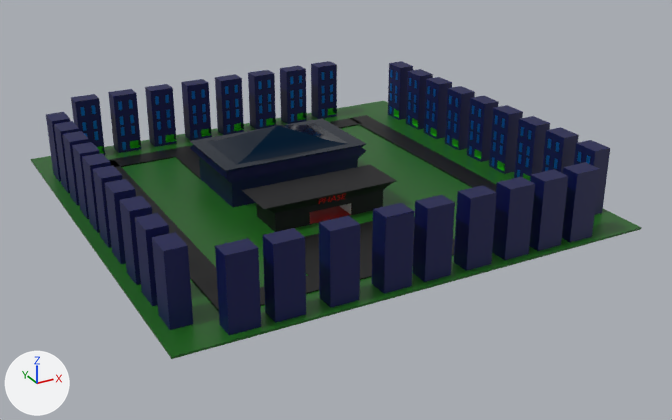
The Blender file citystart.blend as it was, and as the next commit left it.
Rendered twice from a 50 mm lens placed at (-436.0, -855.0, 397.0), pointed at (15.0, -33.0, -13.0). The lights are fixed; the arrows at lower left show +X, +Y and +Z.

The scene before the commit, as lines of its bpy script (objects in view):
```python
ob_building_15 = bpy.data.objects.new('Building 15', me_cube_055)
ob_building_15.location = (-227.3, -61.9, 1.8)
ob_building_15.rotation_euler = (0.0, 0.0, 4.712)  # degrees (0, 0, 270)
ob_building_15.scale = (14.3, 10.1, 1.0)
ob_building_19 = bpy.data.objects.new('Building 19', me_cube_031)
ob_building_19.location = (-183.9, -231.8, 1.8)
ob_building_19.scale = (14.3, 10.1, 1.0)
ob_building_20 = bpy.data.objects.new('Building 20', me_cube_016)
ob_building_20.location = (-142.4, -231.8, 1.8)
ob_building_20.scale = (14.3, 10.1, 1.0)
ob_building_21 = bpy.data.objects.new('Building 21', me_cube_004)
ob_building_21.location = (-90.4, -231.8, 1.8)
ob_building_21.scale = (14.3, 10.1, 1.0)
ob_building_23 = bpy.data.objects.new('Building 23', me_cube_025)
ob_building_23.location = (6.0, -231.8, 1.8)
ob_building_23.scale = (14.3, 10.1, 1.0)
ob_building_24 = bpy.data.objects.new('Building 24', me_cube_027)
ob_building_24.location = (52.0, -231.8, 1.8)
ob_building_24.scale = (14.3, 10.1, 1.0)
ob_building_25 = bpy.data.objects.new('Building 25', me_cube_028)
ob_building_25.location = (96.5, -231.8, 1.8)
ob_building_25.scale = (14.3, 10.1, 1.0)
ob_building_26 = bpy.data.objects.new('Building 26', me_cube_029)
ob_building_26.location = (136.6, -231.8, 1.8)
ob_building_26.scale = (14.3, 10.1, 1.0)
ob_building_27 = bpy.data.objects.new('Building 27', me_cube_030)
ob_building_27.location = (176.6, -231.8, 1.8)
ob_building_27.scale = (14.3, 10.1, 1.0)
# also in view: 'Supermarket' at (-17.0, 44.0, 34.0); 'Building 1' at (142.0, 230.0, 37.0); 'road with intersections' at (0.0, -6.0, 1.0); 'Building 18' at (-227.0, -197.0, 37.0); 'Building 32' at (231.0, -5.0, 37.0)
```
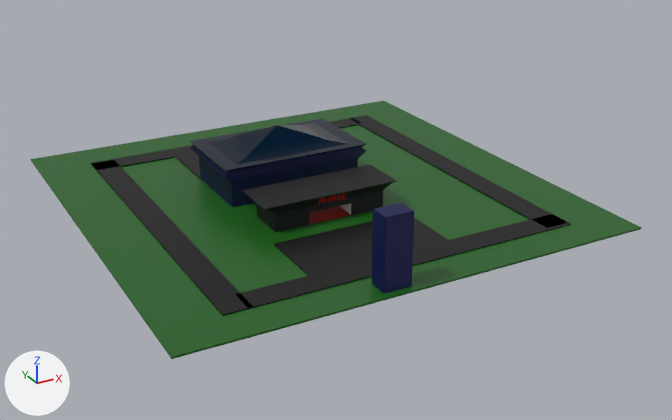
What differs and where, as boxes (x1, y1, x2, y2) in the pictures (672 x 420 px):
'Building 19', deleted (blue): before (215, 238, 261, 335)
'Building 20', deleted (blue): before (263, 228, 306, 323)
'Building 21', deleted (blue): before (319, 216, 360, 308)
'Building 23', deleted (blue): before (412, 195, 455, 282)
'Building 18', deleted (blue): before (152, 232, 193, 330)
'Building 24', deleted (blue): before (454, 185, 497, 271)
'Building 25', deleted (blue): before (492, 177, 535, 260)
'Building 26', deleted (blue): before (529, 169, 568, 251)
'Building 27', deleted (blue): before (562, 162, 600, 242)
'Building 31', deleted (blue): before (489, 105, 523, 174)
'Building 7', deleted (blue): before (108, 89, 141, 153)
'Building 30', deleted (blue): before (514, 116, 550, 181)
'Building  17', deleted (blue): before (135, 213, 169, 306)
'Building 6', deleted (blue): before (145, 84, 177, 147)
'Building 5', deleted (blue): before (181, 79, 212, 141)
'Building 4', deleted (blue): before (215, 74, 244, 135)
'Building 32', deleted (blue): before (467, 96, 499, 162)
'Building 3', deleted (blue): before (248, 70, 276, 130)
'Building 2', deleted (blue): before (280, 66, 307, 124)
'Building 1', deleted (blue): before (311, 61, 337, 119)
'Building 33', deleted (blue): before (445, 86, 475, 150)
'Building 16', deleted (blue): before (119, 196, 152, 285)
'Building 34', deleted (blue): before (424, 77, 452, 139)
'Building 15', deleted (blue): before (105, 179, 136, 264)
'Building 8', deleted (blue): before (71, 94, 105, 155)
'Building 29', deleted (blue): before (542, 127, 579, 173)
'Building 28', deleted (blue): before (574, 140, 610, 214)
'Building 35', deleted (blue): before (406, 69, 433, 129)
'Building 36', deleted (blue): before (388, 61, 413, 120)
'Building 14', deleted (blue): before (93, 165, 122, 248)
'Building 13', deleted (blue): before (82, 153, 111, 233)
'Building 12', deleted (blue): before (72, 142, 100, 219)
'Building  11', deleted (blue): before (63, 131, 89, 206)
'Building 10', deleted (blue): before (54, 121, 79, 193)
'Building 9', deleted (blue): before (46, 112, 70, 182)
'road with intersections', unchanged, uncovered by the edit: before (109, 115, 497, 311); after (91, 115, 571, 316)
'parking lot.001', unchanged, uncovered by the edit: before (305, 221, 414, 275); after (274, 218, 448, 275)

The change, as a diff of the scene's bpy script:
```diff
--- a/citystart.blend.py
+++ b/citystart.blend.py
@@ ob_building_20 @@
-ob_building_20 = bpy.data.objects.new('Building 20', me_cube_016)
@@ ob_building_21 @@
-ob_building_21 = bpy.data.objects.new('Building 21', me_cube_004)
@@ ob_building_23 @@
-ob_building_23 = bpy.data.objects.new('Building 23', me_cube_025)
@@ ob_building_24 @@
-ob_building_24 = bpy.data.objects.new('Building 24', me_cube_027)
@@ ob_building_25 @@
-ob_building_25 = bpy.data.objects.new('Building 25', me_cube_028)
@@ ob_building_26 @@
-ob_building_26 = bpy.data.objects.new('Building 26', me_cube_029)
@@ ob_building_27 @@
-ob_building_27 = bpy.data.objects.new('Building 27', me_cube_030)
@@ ob_building_19 @@
-ob_building_19 = bpy.data.objects.new('Building 19', me_cube_031)
@@ ob_building_28 @@
-ob_building_28 = bpy.data.objects.new('Building 28', me_cube_032)
@@ ob_building_29 @@
-ob_building_29 = bpy.data.objects.new('Building 29', me_cube_033)
@@ ob_building_30 @@
-ob_building_30 = bpy.data.objects.new('Building 30', me_cube_034)
@@ ob_building_31 @@
-ob_building_31 = bpy.data.objects.new('Building 31', me_cube_035)
@@ ob_building_32 @@
-ob_building_32 = bpy.data.objects.new('Building 32', me_cube_036)
@@ ob_building_33 @@
-ob_building_33 = bpy.data.objects.new('Building 33', me_cube_037)
@@ ob_building_34 @@
-ob_building_34 = bpy.data.objects.new('Building 34', me_cube_038)
@@ ob_building_35 @@
-ob_building_35 = bpy.data.objects.new('Building 35', me_cube_039)
@@ ob_building_36 @@
-ob_building_36 = bpy.data.objects.new('Building 36', me_cube_040)
@@ ob_building_1 @@
-ob_building_1 = bpy.data.objects.new('Building 1', me_cube_041)
@@ ob_building_2 @@
-ob_building_2 = bpy.data.objects.new('Building 2', me_cube_042)
@@ ob_building_3 @@
-ob_building_3 = bpy.data.objects.new('Building 3', me_cube_043)
@@ ob_building_4 @@
-ob_building_4 = bpy.data.objects.new('Building 4', me_cube_044)
@@ ob_building_5 @@
-ob_building_5 = bpy.data.objects.new('Building 5', me_cube_045)
@@ ob_building_6 @@
-ob_building_6 = bpy.data.objects.new('Building 6', me_cube_046)
@@ ob_building_7 @@
-ob_building_7 = bpy.data.objects.new('Building 7', me_cube_047)
@@ ob_building_8 @@
-ob_building_8 = bpy.data.objects.new('Building 8', me_cube_048)
@@ ob_building_9 @@
-ob_building_9 = bpy.data.objects.new('Building 9', me_cube_049)
@@ ob_building_10 @@
-ob_building_10 = bpy.data.objects.new('Building 10', me_cube_050)
@@ ob_building__11 @@
-ob_building__11 = bpy.data.objects.new('Building  11', me_cube_051)
@@ ob_building_12 @@
-ob_building_12 = bpy.data.objects.new('Building 12', me_cube_052)
@@ ob_building_13 @@
-ob_building_13 = bpy.data.objects.new('Building 13', me_cube_053)
@@ ob_building_14 @@
-ob_building_14 = bpy.data.objects.new('Building 14', me_cube_054)
@@ ob_building_15 @@
-ob_building_15 = bpy.data.objects.new('Building 15', me_cube_055)
@@ ob_building_16 @@
-ob_building_16 = bpy.data.objects.new('Building 16', me_cube_056)
@@ ob_building__17 @@
-ob_building__17 = bpy.data.objects.new('Building  17', me_cube_057)
@@ ob_building_18 @@
-ob_building_18 = bpy.data.objects.new('Building 18', me_cube_058)
```
